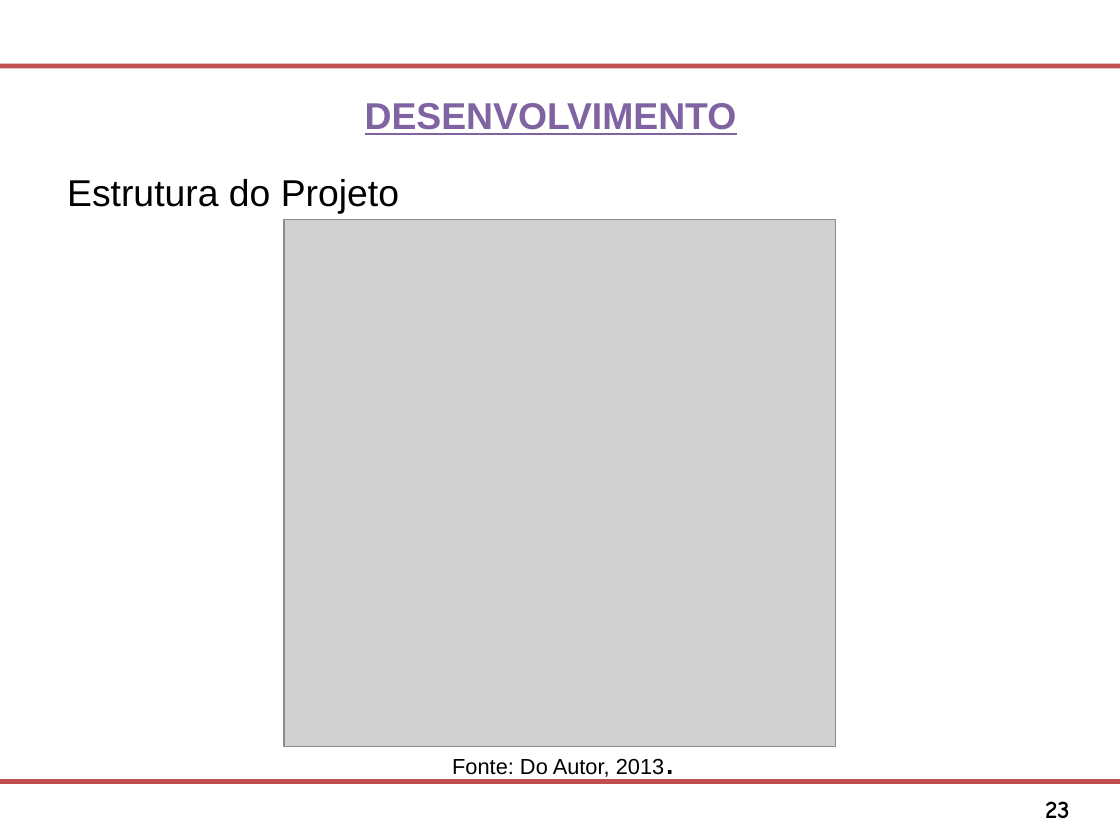
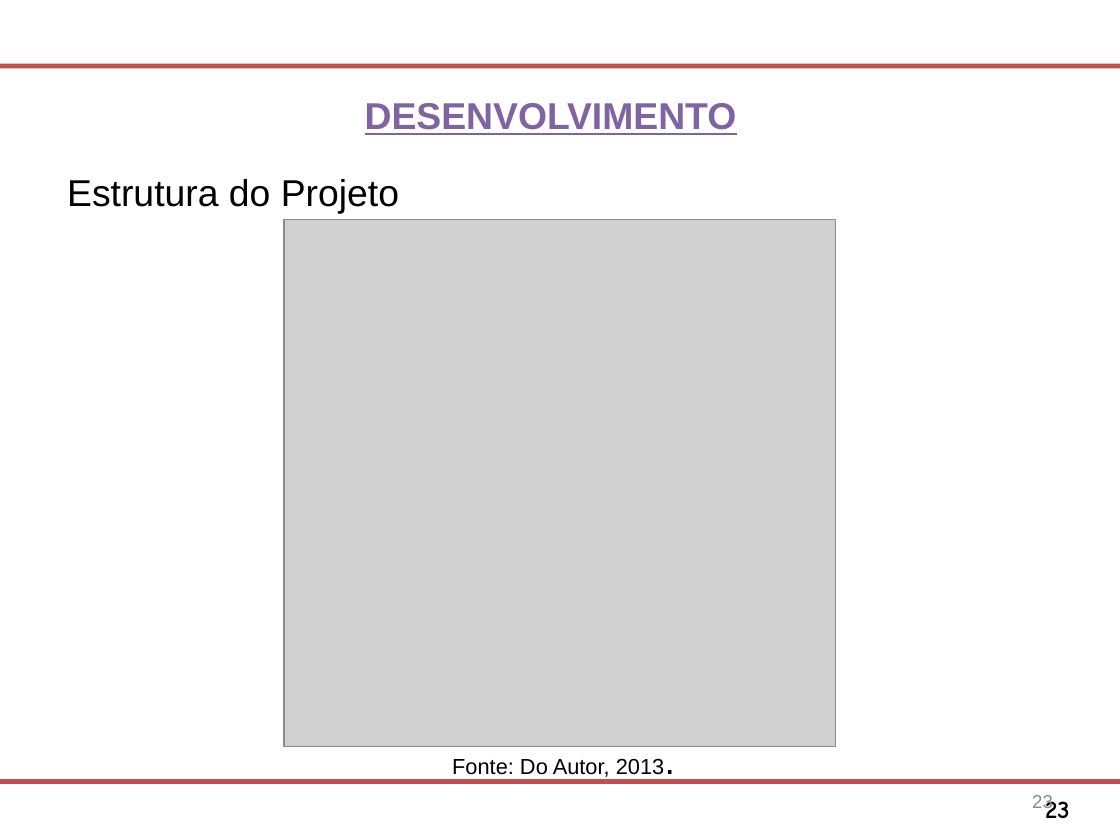
Before and after one commit to Osmar1503/TG, a slide deck: slide 23 of Modelo Apresentacao FATEC SJC.ppt. Drawn at 1120x840 pixels with LibreOffice and Linux fonts; fonts in the diff are those of the drawing; grey boxes stand for pictures; background and template pictures are left out. Boxes give left, top, right and bottom in pixels: in the first picture for what was removed or moved away, otherwise in the second. Text is boxed around its words. In the diff, an @@ line names an element or a change of style, - is before the commit and + after.

```diff
--- a/Modelo Apresentacao FATEC SJC.ppt
+++ b/Modelo Apresentacao FATEC SJC.ppt
@@ page number added at box(1045, 796, 1070, 818), 12 pt, text #898989 @@
+23
```
Also in this commit, not shown: 17 other slides changed, 2 slides added, 7 slides removed, 1 other file.
